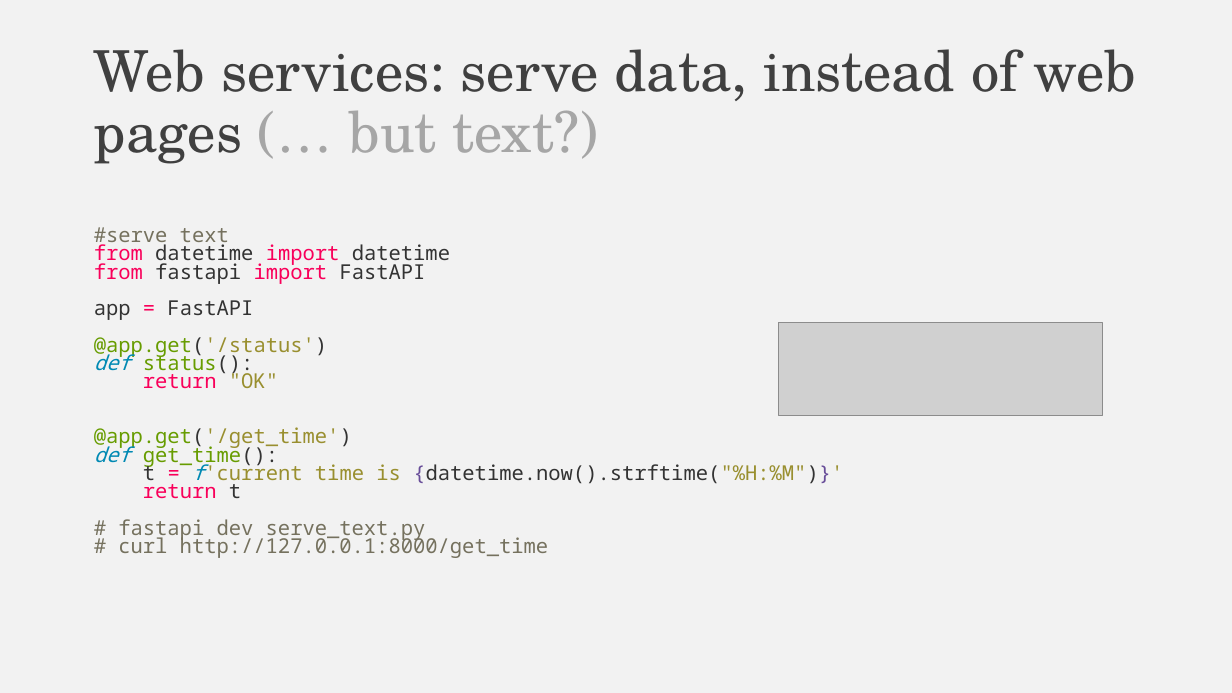
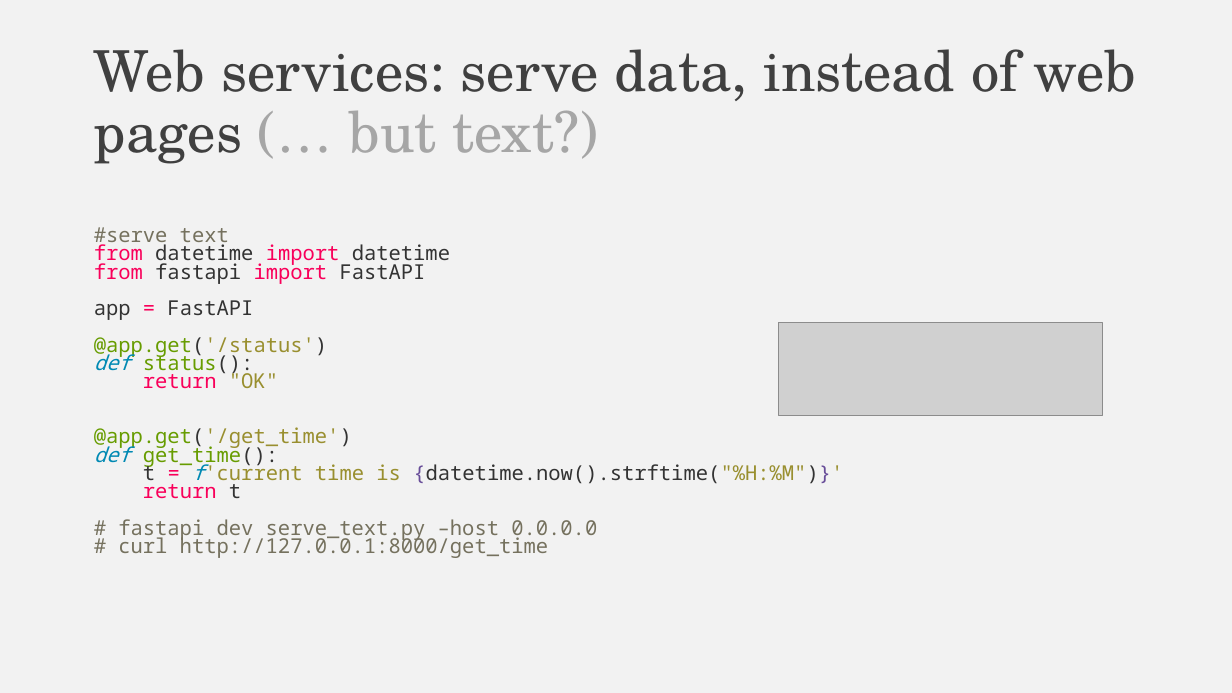
Before and after one commit to falconair/ProgrammingForAnalytics, a slide deck: slide 36 of lectures/075_web_services/The web, under the hood.pptx. Drawn at 1232x693 pixels with LibreOffice and Linux fonts; fonts in the diff are those of the drawing; grey boxes stand for pictures. Boxes give left, top, right and bottom in pixels: in the first picture for what was removed or moved away, otherwise in the second. Text is boxed around its words. In the diff, an @@ line names an element or a change of style, - is before the commit and + after.

```diff
--- a/lectures/075_web_services/The web, under the hood.pptx
+++ b/lectures/075_web_services/The web, under the hood.pptx
@@ text at (118,519,597,541): text changed @@
-# fastapi dev serve_text.py
+# fastapi dev serve_text.py –host 0.0.0.0
```
Also in this commit, not shown: 20 other files.
